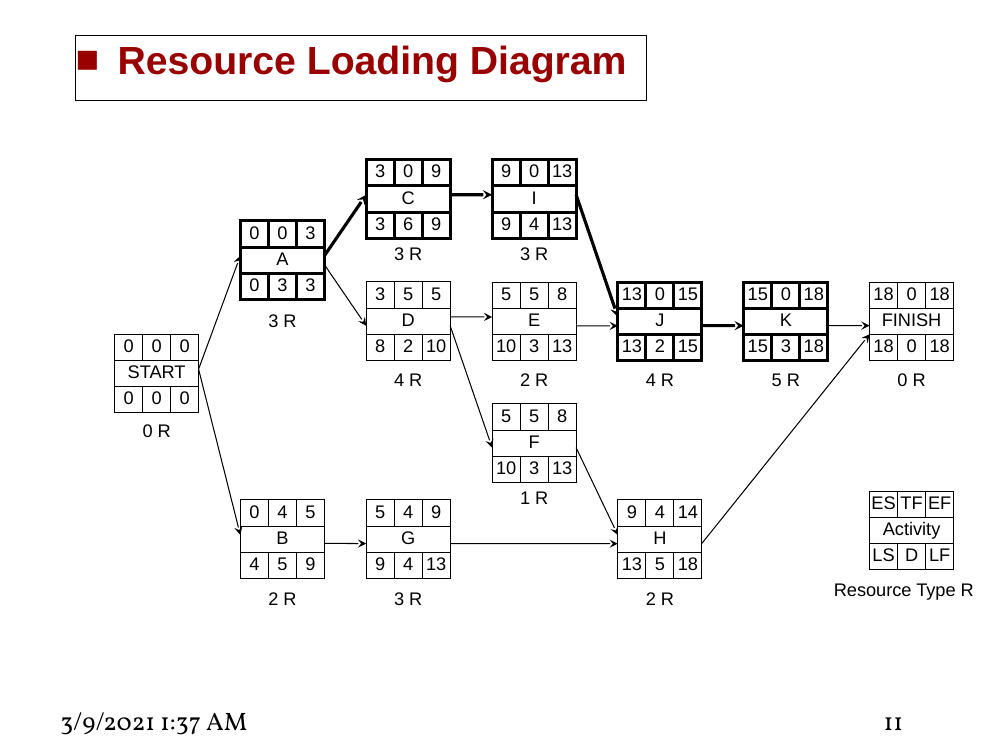
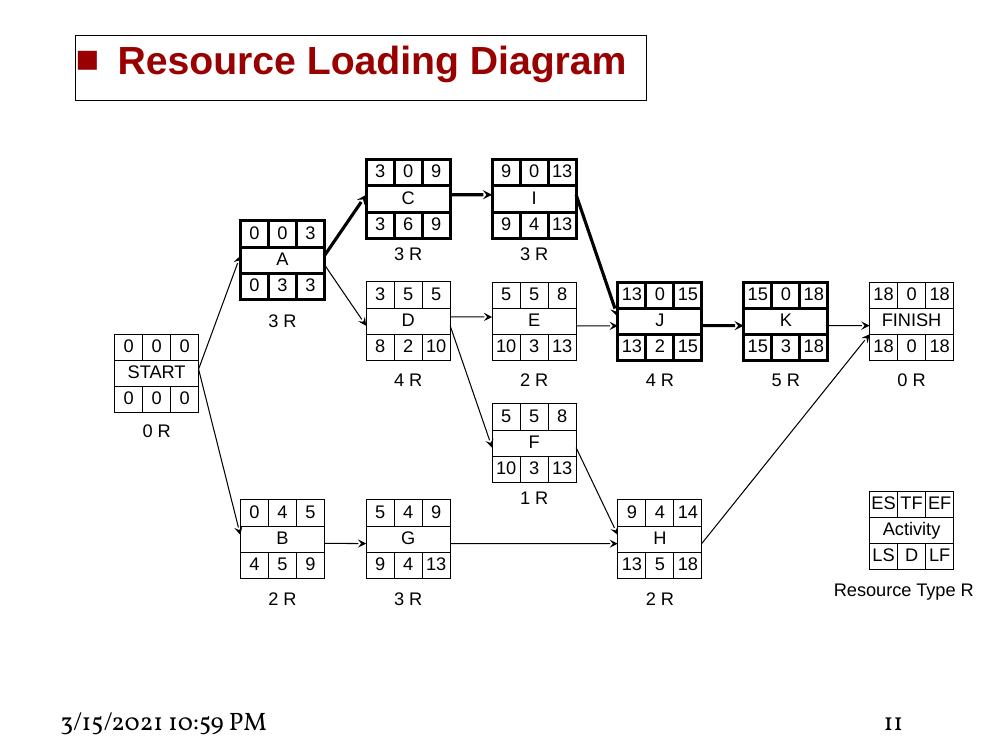
Before and after one commit to amran0917/8th-Semster, a slide deck: slide 11 of Project management/7-Allocate and Level resources.pptx. Drawn at 1008x756 pixels with LibreOffice and Linux fonts; fonts in the diff are those of the drawing. Boxes give left, top, right and bottom in pixels: in the first picture for what was removed or moved away, otherwise in the second. Text is boxed around its words. In the diff, an @@ line names an element or a change of style, - is before the commit and + after.

```diff
--- a/Project management/7-Allocate and Level resources.pptx
+++ b/Project management/7-Allocate and Level resources.pptx
@@ text at [60,712,267,735]: text changed @@
-3/9/2021 1:37 AM
+3/15/2021 10:59 PM
```
Also in this commit, not shown: 40 other slides changed, 3 other files.
